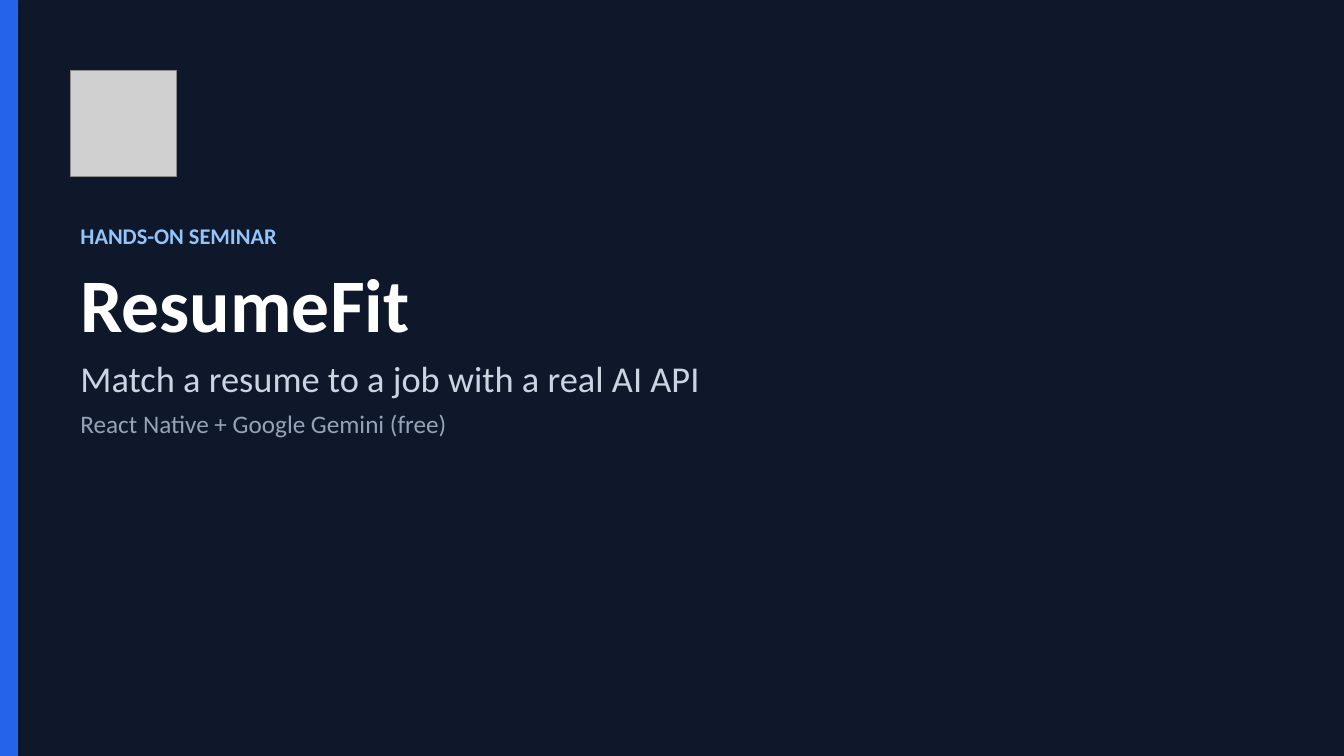
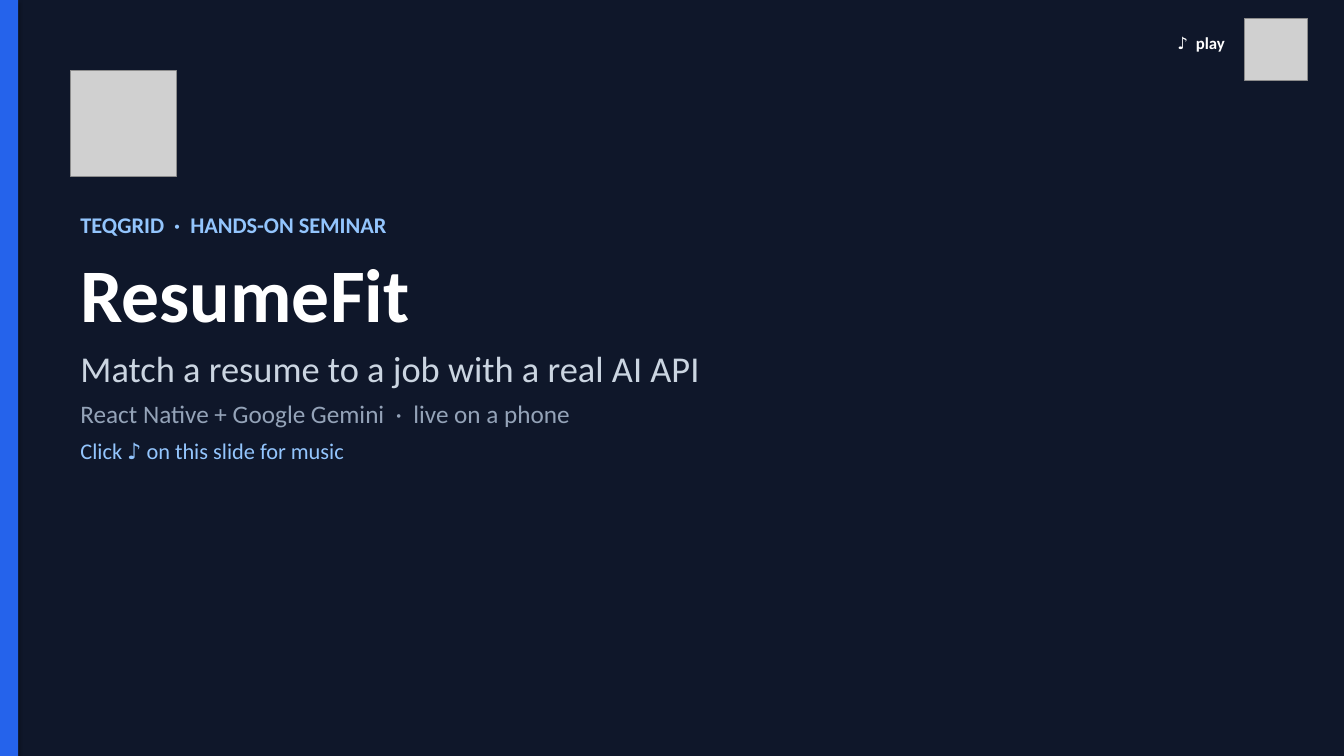
Before and after one commit to Aishwaryaofficial/resume-fit, a slide deck: slide 1 of ResumeFit-Seminar.pptx. Drawn at 1344x756 pixels with LibreOffice and Linux fonts; fonts in the diff are those of the drawing; grey boxes stand for pictures. Boxes give left, top, right and bottom in pixels: in the first picture for what was removed or moved away, otherwise in the second. Text is boxed around its words. In the diff, an @@ line names an element or a change of style, - is before the commit and + after.

```diff
--- a/ResumeFit-Seminar.pptx
+++ b/ResumeFit-Seminar.pptx
@@ picture added at [1245, 18, 1308, 81] @@
@@ text added at [1196, 37, 1225, 52], 12 pt, text #FFFFFF, bold @@
+♪ play
@@ text "TEQGRID · HANDS-ON SEMINAR": place and size @@
-text "TEQGRID · HANDS-ON SEMINAR" at [80, 229, 699, 438]
+text "TEQGRID · HANDS-ON SEMINAR" at [80, 218, 699, 459]
@@ text at [80, 218, 387, 236]: text changed @@
-HANDS-ON SEMINAR
+TEQGRID · HANDS-ON SEMINAR
@@ text at [80, 405, 569, 459]: text changed @@
-React Native + Google Gemini (free)
+React Native + Google Gemini · live on a phone
+Click ♪ on this slide for music
```
Also in this commit, not shown: 11 other slides changed, 12 slides added, 14 slides removed, 3 other files.
